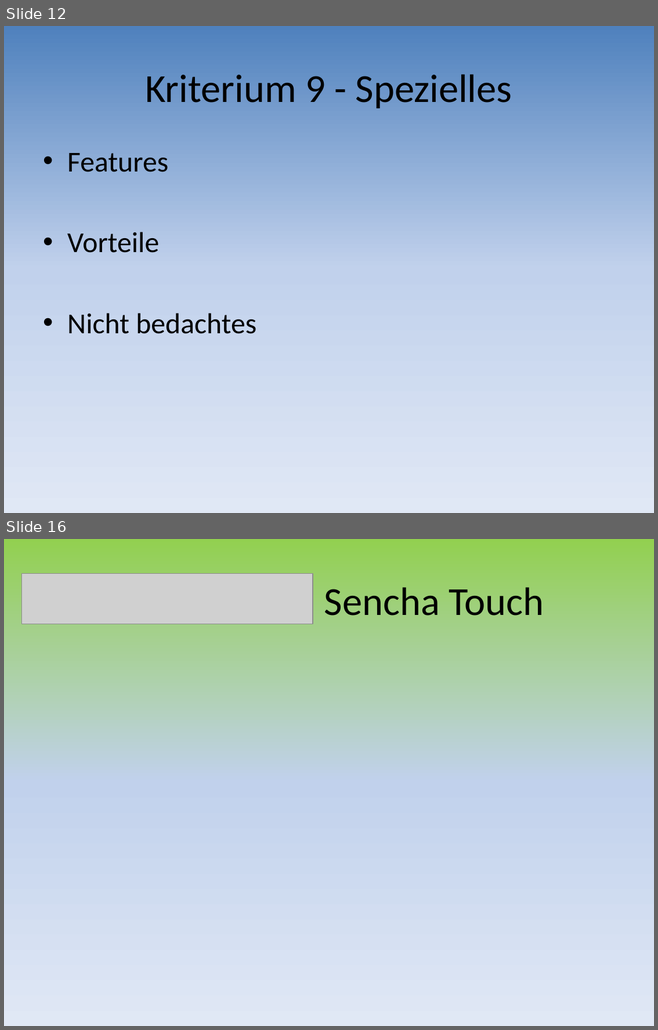
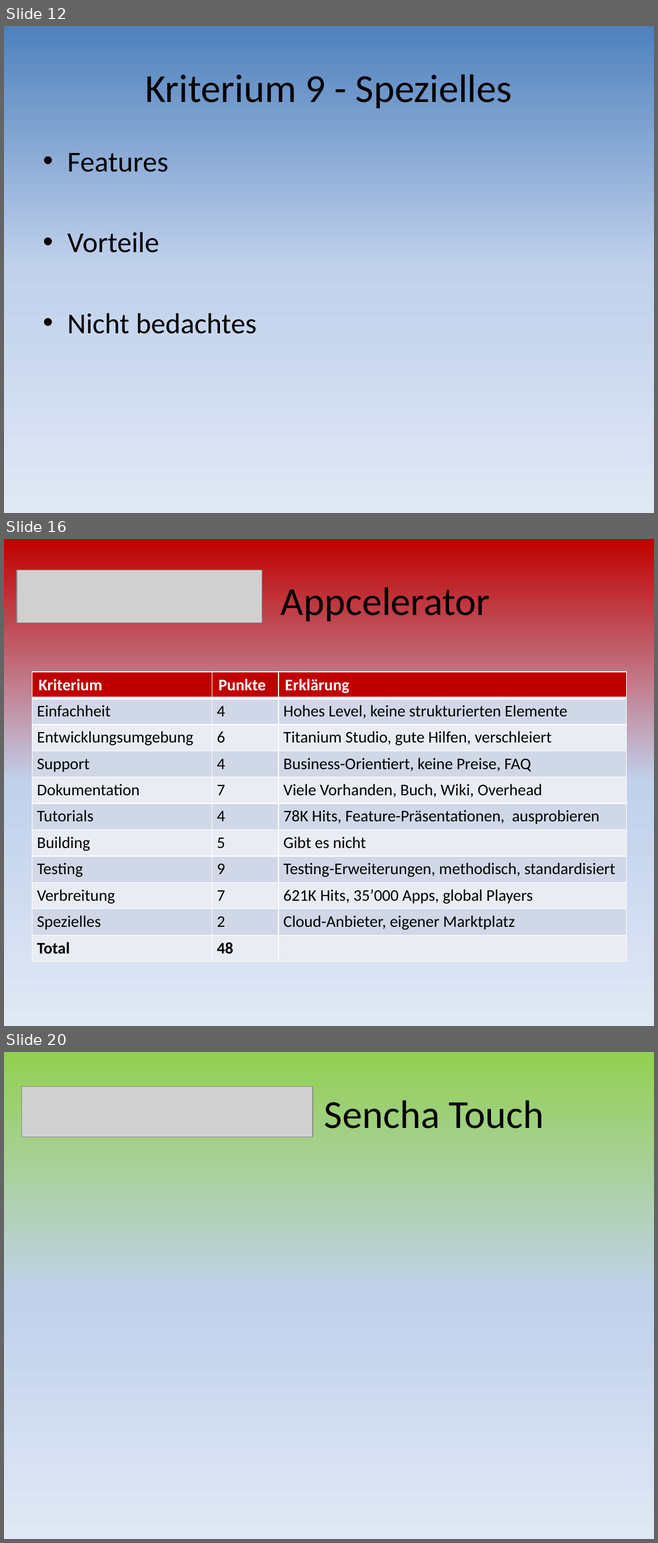
Before and after one commit to mtwords/hand-held, a slide deck: Documents/10_Frameworks_Presentation.pptx. Shown one above the other, each under a label of ours: slides 12 and 16 before the commit, slides 12, 16 and 20 after it; the slides between them are not shown. The pictures are 658x1030 and 658x1543 pixels, drawn with LibreOffice and Linux fonts; fonts in the diff are those of the drawing; grey boxes stand for pictures. Boxes give left, top, right and bottom in pixels: in the first picture for what was removed or moved away, otherwise in the second. Text is boxed around its words. In the diff, an @@ line names an element or a change of style, - is before the commit and + after.

```diff
--- a/Documents/10_Frameworks_Presentation.pptx
+++ b/Documents/10_Frameworks_Presentation.pptx
@@ slide 16 added at box(4, 539, 654, 1026), background gradient #C00000 to #C2D1ED to #E1E8F5 @@
@@ picture added at box(17, 570, 262, 624) @@
@@ title added at box(281, 587, 490, 621), 44 pt, text #000000 @@
+Appcelerator
@@ table added at box(32, 672, 626, 962), 11 rows, 3 columns @@
+Kriterium | Punkte | Erklärung
+Einfachheit | 4 | Hohes Level, keine strukturierten Elemente
+Entwicklungsumgebung | 6 | Titanium Studio, gute Hilfen, verschleiert
+Support | 4 | Business-Orientiert, keine Preise, FAQ
+Dokumentation | 7 | Viele Vorhanden, Buch, Wiki, Overhead
+Tutorials | 4 | 78K Hits, Feature-Präsentationen, ausprobieren
+Building | 5 | Gibt es nicht
+Testing | 9 | Testing-Erweiterungen, methodisch, standardisiert
+Verbreitung | 7 | 621K Hits, 35’000 Apps, global Players
+Spezielles | 2 | Cloud-Anbieter, eigener Marktplatz
+Total | 48 | 
@@ what was slide 16 is now slide 20 @@
```
Also in this commit, not shown: 2 slides changed, 4 other slides added, 1 slide removed, 1 other file.
